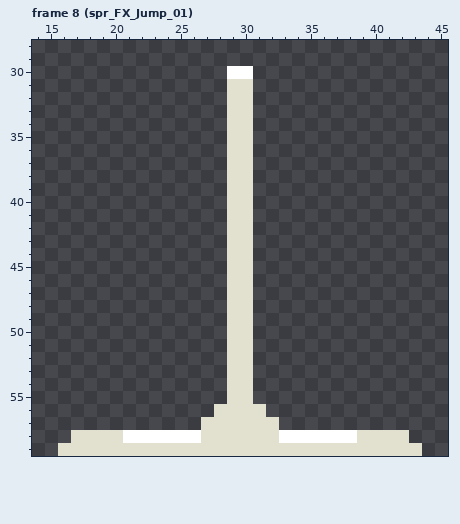
One commit to this pixel-art file: Sprite/FX/spr_FX_Master_01.aseprite. The picture above was drawn from the file before the commit.
60x60 pixels, 22 frames. Shown: frame 8 (spr_FX_Jump_01): x 14..45, y 28..59. The commit also changed other frames, which this record leaves out.
The result:
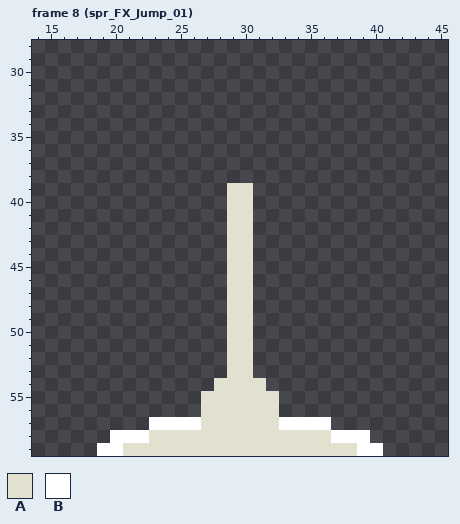
Palette (. is transparent): A #e2e1d0  B #ffffff
Log entry: Stout jump spritesheet
From old to new:
layer "FX" added
layer "FX1" removed
--- frame 8 (spr_FX_Jump_01)
@@ x 27..32 @@
 29 ......
-30 ..BB..
-31 ..AA..
-32 ..AA..
-33 ..AA..
-34 ..AA..
-35 ..AA..
-36 ..AA..
-37 ..AA..
-38 ..AA..
+30 ......
+31 ......
+32 ......
+33 ......
+34 ......
+35 ......
+36 ......
+37 ......
+38 ......
 39 ..AA..
@@ x 14..45 @@
 53 ...............AA...............
-54 ...............AA...............
-55 ...............AA...............
-56 ..............AAAA..............
-57 .............AAAAAA.............
-58 ...AAAABBBBBBAAAAAABBBBBBAAAA...
-59 ..AAAAAAAAAAAAAAAAAAAAAAAAAAAA..
+54 ..............AAAA..............
+55 .............AAAAAA.............
+56 .............AAAAAA.............
+57 .........BBBBAAAAAABBBB.........
+58 ......BBBAAAAAAAAAAAAAABBB......
+59 .....BBAAAAAAAAAAAAAAAAAABB.....
